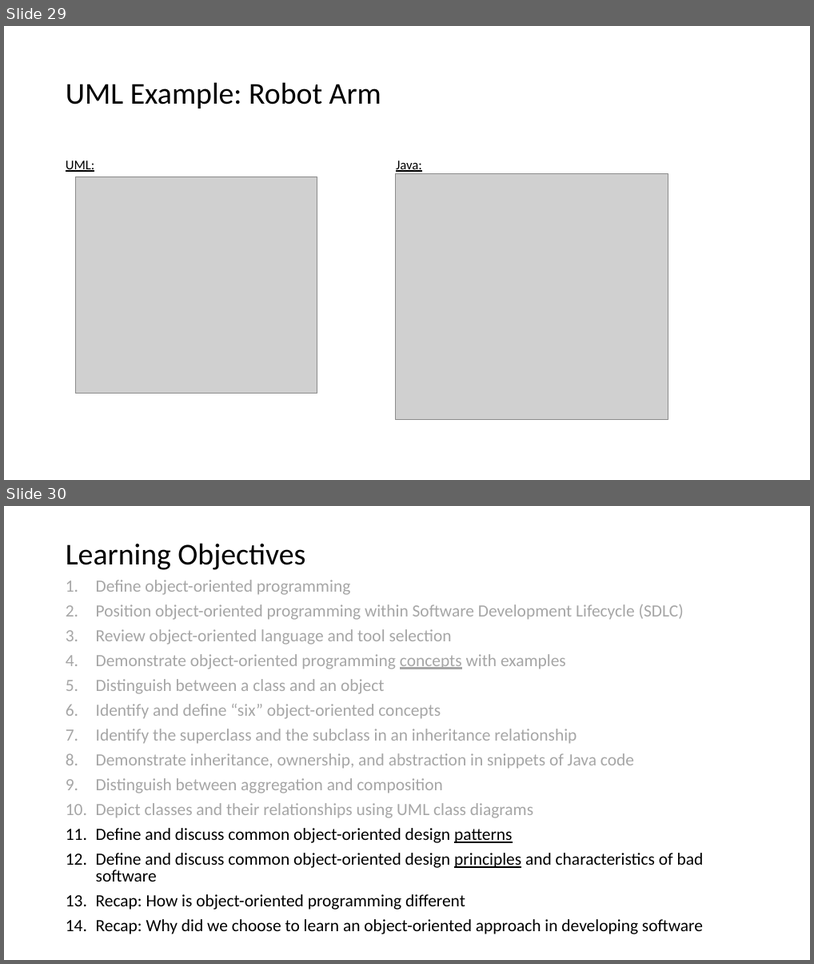
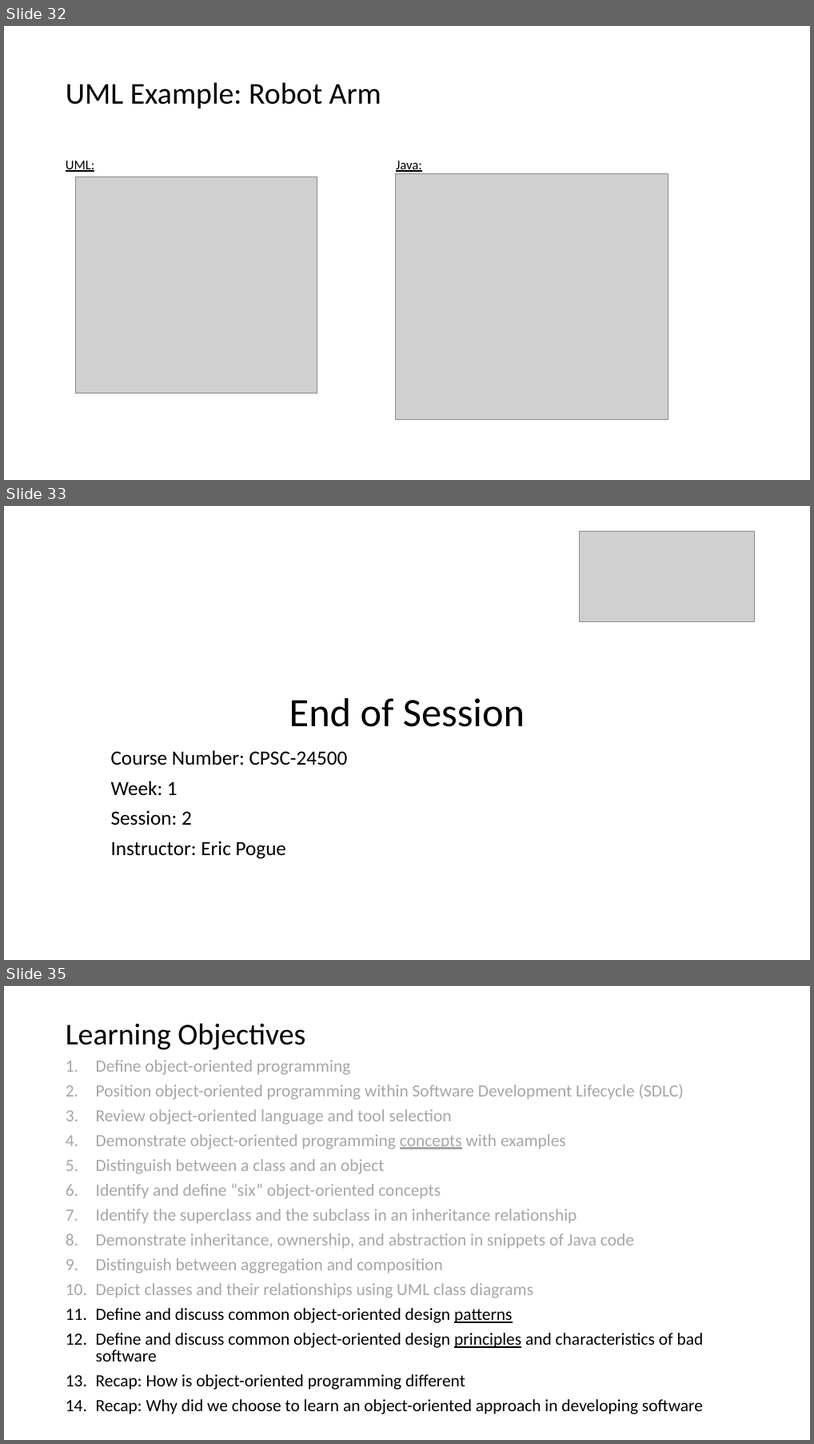
Before and after one commit to EricJPogue/www-epogue-info, a slide deck: CPSC-24500/Week01/2016SpringW01Slides.pptx. Shown one above the other, each under a label of ours: slides 29 and 30 before the commit, slides 32, 33 and 35 after it; the slides between them are not shown. The pictures are 814x964 and 814x1444 pixels, drawn with LibreOffice and Linux fonts; fonts in the diff are those of the drawing; grey boxes stand for pictures. Boxes give left, top, right and bottom in pixels: in the first picture for what was removed or moved away, otherwise in the second. Text is boxed around its words. In the diff, an @@ line names an element or a change of style, - is before the commit and + after.

```diff
--- a/CPSC-24500/Week01/2016SpringW01Slides.pptx
+++ b/CPSC-24500/Week01/2016SpringW01Slides.pptx
@@ slide 33 added at [4,506,810,960], background #FFFFFF @@
@@ picture added at [579,531,755,621] @@
@@ title added at [290,698,525,727], 48 pt, text #000000 @@
+End of Session
@@ subtitle added at [111,750,348,859], 24 pt, text #000000 @@
+Course Number: CPSC-24500
+Week: 1
+Session: 2
+Instructor: Eric Pogue
@@ what was slide 29 is now slide 32 @@
@@ what was slide 30 is now slide 35 @@
```
Also in this commit, not shown: 4 slides changed, 5 other slides added, 4 other files.
